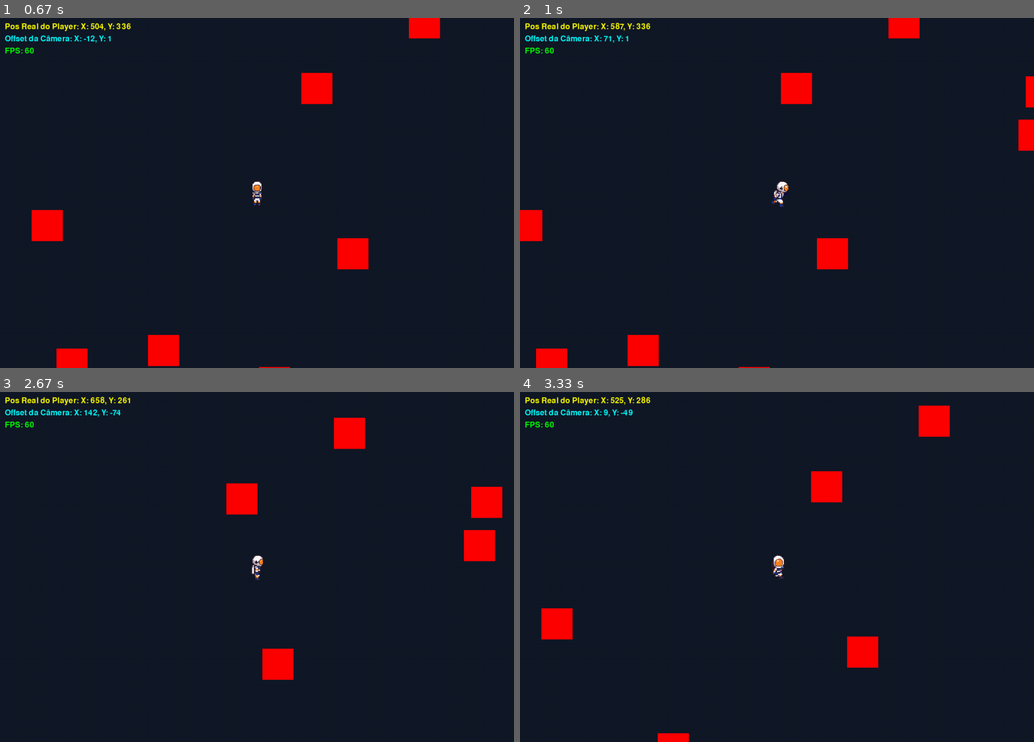
Above: before the commit, frames 1-4 (two rows, left to right).
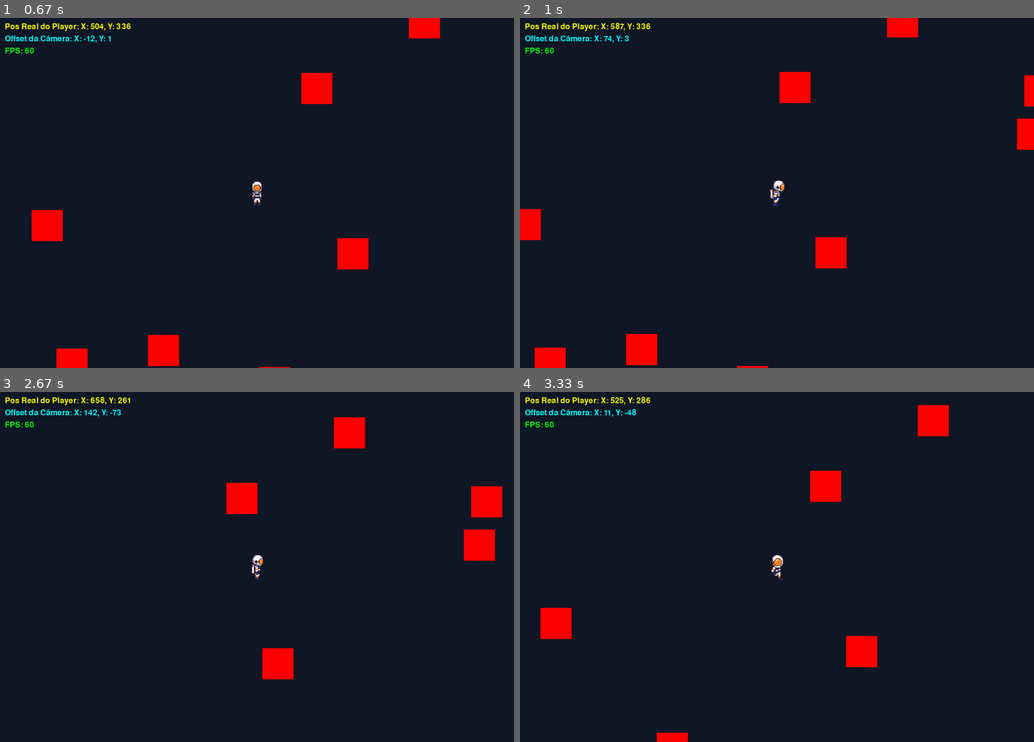
Above: after the commit, the same moments.

Repository: vitorpsogarcia/terranon
Game: pygame game, started from src/main.py
Same seed, same stepped clock (60 frames per second), same inputs: the game is played once before the commit and once after it.
Inputs:
- Up to frame 1 (0.67 s): tap Enter at 0.33 s
- Up to frame 2 (1 s): hold D from 0.67 s (still down)
- Up to frame 3 (2.67 s): release D at 1.13 s; hold W 1.17-1.47 s; hold D 1.5-1.97 s; tap K at 1.65 s; tap Enter at 2, 2.33 s
- Up to frame 4 (3.33 s): hold A 2.67-3.2 s; tap Enter at 2.82 s; hold S from 3.23 s (still down)

Frame 1 is identical in both runs. In frame 2, 0.9% of the frame differs, in the area x 0-100%, y 0-100%; in frame 3, 0.2%; in frame 4, 0.5%.

Commit message:
feat: implementar o AnimatorComponent para animações de personagem

Diff:
--- /dev/null
+++ b/src/core/animator_component.py
@@ -0,0 +1,65 @@
+from typing import List, Dict, Optional
+import pygame
+
+
+class AnimatorComponent:
+
+    def __init__(self, owner: pygame.sprite.Sprite):
+        self.owner = owner
+        self.animations: Dict[str, Dict[str, object]] = {}
+        self.current: Optional[str] = None
+        self._frame_index: int = 0
+        self._time_acc: float = 0.0
+
+    def add_animation(self, state_name: str, frames_list: List[pygame.Surface], frame_duration: float):
+        if not frames_list:
+            raise ValueError("frames_list must contain at least one Surface")
+        self.animations[state_name] = {
+            "frames": list(frames_list),
+            "duration": float(frame_duration),
+        }
+
+    def play(self, state_name: str, reset: bool = True):
+        if state_name == self.current:
+            return
+        if state_name not in self.animations:
+            return
+        self.current = state_name
+        if reset:
+            self._frame_index = 0
+            self._time_acc = 0.0
+        self._apply_frame()
+
+    def update(self, dt: float):
+        if self.current is None:
+            return
+        anim = self.animations.get(self.current)
+        if not anim:
+            return
+        frames: List[pygame.Surface] = anim["frames"]
+        duration: float = anim["duration"]
+
+        if len(frames) <= 1:
+            self._apply_frame()
+            return
+
+        self._time_acc += dt
+        while self._time_acc >= duration:
+            self._time_acc -= duration
+            self._frame_index = (self._frame_index + 1) % len(frames)
+        self._apply_frame()
+
+    def _apply_frame(self):
+        anim = self.animations.get(self.current)
+        if not anim:
+            return
+        frames: List[pygame.Surface] = anim["frames"]
+        frame = frames[self._frame_index % len(frames)]
+        prev_rect = getattr(self.owner, "rect", None)
+        prev_center = prev_rect.center if prev_rect else None
+
+        self.owner.image = frame
+        if prev_center:
+            self.owner.rect = self.owner.image.get_rect(center=prev_center)
+        else:
+            self.owner.rect = self.owner.image.get_rect()
--- a/src/entities/character/characters.py
+++ b/src/entities/character/characters.py
@@ -1,10 +1,12 @@
 import pygame
 from core.game_object import DynamicObject
+from core.animator_component import AnimatorComponent
 
 
 class Character(DynamicObject):
     def __init__(self, x: float, y: float, speed: float = 100.0, *groups: pygame.sprite.Group):
         super().__init__(x, y, *groups)
+        self.animator = AnimatorComponent(self)
         self.health = 100
         self.speed = speed
         self.direction = pygame.math.Vector2(0, 0)
@@ -17,4 +19,5 @@
 
     def update(self, dt: float):
         self.move(dt)
+        self.animator.update(dt)
         super().update(dt)
--- a/src/entities/character/player.py
+++ b/src/entities/character/player.py
@@ -2,15 +2,11 @@
 from core.settings.settings import PLAYER_KEYS, SCALE_PLAYER, PLAYER_BASE_SPEED, FRAME_WIDTH_PLAYER, FRAME_HEIGHT_PLAYER
 from entities.character.character_animator import CharacterAnimator
 from entities.character.characters import Character
+from core.animator_component import AnimatorComponent
 from utils.direction import get_direction_str_by_vector
 
 class Player(Character):
-    def __init__(
-        self,
-        axle_x: float,
-        axle_y: float,
-        *groups: pygame.sprite.Group
-    ):
+    def __init__(self, axle_x: float, axle_y: float, *groups: pygame.sprite.Group):
         super().__init__(axle_x, axle_y, speed=PLAYER_BASE_SPEED, *groups)
         self.frame_width = FRAME_WIDTH_PLAYER
         self.frame_height = FRAME_HEIGHT_PLAYER
@@ -18,21 +14,30 @@
         self._last_direction = "S"
         self.render_layer = 1
 
-        self._animator = CharacterAnimator("player", self.frame_width, self.frame_height, self.scale)
+        self.animator = AnimatorComponent(self)
 
-        if not self._animator:
+        legacy = CharacterAnimator("player", self.frame_width, self.frame_height, self.scale)
 
-            self.image = pygame.Surface(
-                (self.frame_width, self.frame_height)
-            ).convert_alpha()
-
+        if not getattr(legacy, "sprites", None):
+            self.image = pygame.Surface((self.frame_width, self.frame_height)).convert_alpha()
             self.image.fill((0, 255, 0))
             self.rect = self.image.get_rect(topleft=(round(axle_x), round(axle_y)))
         else:
-            self._animator.update(0.0, "idle", self._last_direction)
-            self.image = self._animator.get_frame()
-            self.rect = self.image.get_rect(topleft=(round(axle_x), round(axle_y)))
+            for direction, frames in legacy.sprites.items():
+                if isinstance(frames, pygame.Surface):
+                    self.animator.add_animation(f"idle_{direction}", [frames], frame_duration=1.0)
+                    self.animator.add_animation(f"walking_{direction}", [frames], frame_duration=1.0)
+                    self.animator.add_animation(f"running_{direction}", [frames], frame_duration=1.0)
+                else:
+                    idle = frames[0]
+                    run_frames = frames[1:] if len(frames) > 1 else [idle]
+                    self.animator.add_animation(f"idle_{direction}", [idle], frame_duration=1.0)
+                    self.animator.add_animation(f"walking_{direction}", run_frames, frame_duration=1/5.0)
+                    self.animator.add_animation(f"running_{direction}", run_frames, frame_duration=1/10.0)
 
+            self.animator.play(f"idle_{self._last_direction}")
+            self.animator.update(0.0)
+            self.rect.topleft = (round(axle_x), round(axle_y))
 
     def process_event(self, event: pygame.event.Event):
         pass
@@ -44,13 +49,10 @@
 
         if keys[PLAYER_KEYS["UP"]]:
             self.direction.y -= 1
-
         if keys[PLAYER_KEYS["DOWN"]]:
             self.direction.y += 1
-
         if keys[PLAYER_KEYS["LEFT"]]:
             self.direction.x -= 1
-
         if keys[PLAYER_KEYS["RIGHT"]]:
             self.direction.x += 1
 
@@ -60,7 +62,6 @@
             self.speed = PLAYER_BASE_SPEED
 
         direction = get_direction_str_by_vector(self.direction)
-
         if direction is not None:
             self._last_direction = direction
 
@@ -68,16 +69,13 @@
         self.handle_input()
 
         state = "idle"
-        if self.direction.x != 0 or self.direction.y != 0 and state == "idle":
+        if self.direction.x != 0 or self.direction.y != 0:
             state = "walking"
-            self._animator.animation_speed = 5.0
-
             if (abs(self.direction.x) > 1 or abs(self.direction.y) > 1):
                 state = "running"
-                self._animator.animation_speed = 10.0
 
-        if self._animator:
-            self._animator.update(dt, state, self._last_direction)
-            self.image = self._animator.get_frame()
+        anim_name = f"{state}_{self._last_direction}"
+        self.animator.play(anim_name)
+        self.animator.update(dt)
 
         super().update(dt)
